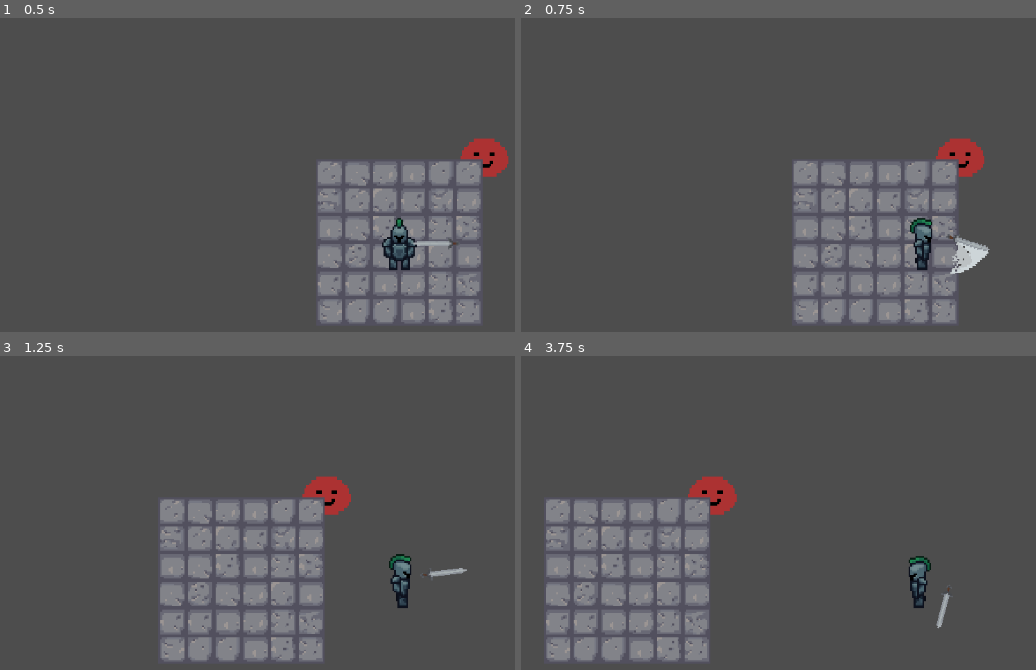
Above: before the commit, frames 1-4 (two rows, left to right).
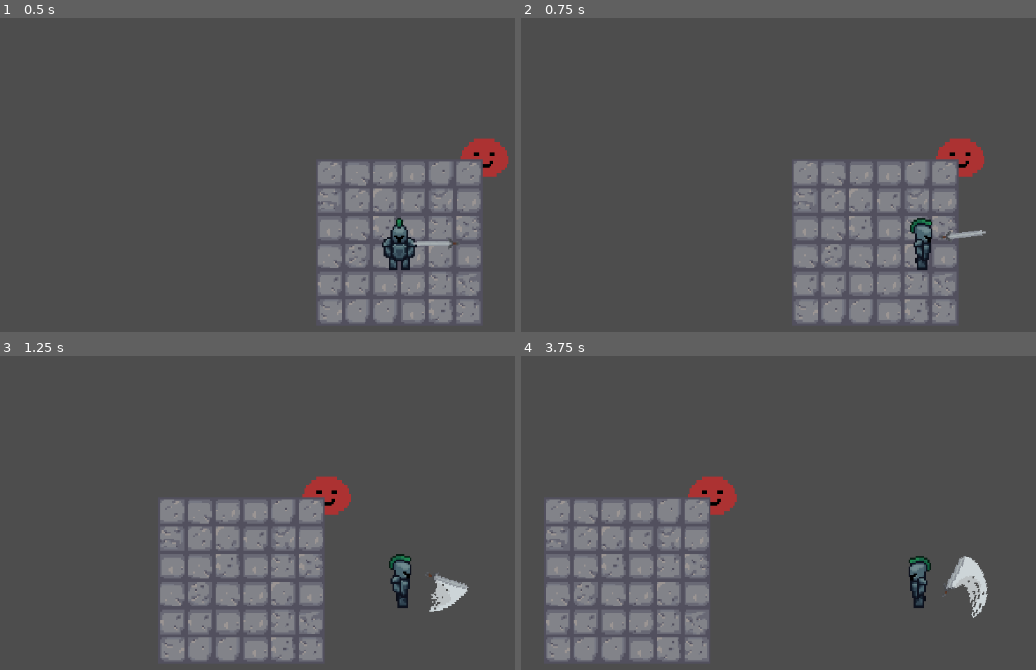
Above: after the commit, the same moments.

Repository: DyslexicWolf/HackNSlashing
Game: Godot game, scene res://Scenes/game.tscn
Same seed, same stepped clock (60 frames per second), same inputs: the game is played once before the commit and once after it.
Inputs (mouse positions are in pixels of both pictures, inside the frame that each line leads up to):
- Up to frame 1 (0.5 s): no input
- Up to frame 2 (0.75 s): tap Enter at 0.5 s; move the mouse to (outside the picture) at 0.52 s; press the mouse at (outside the picture) at 0.53 s; hold D (move_right) from 0.53 s (still down)
- Up to frame 3 (1.25 s): keep holding D (move_right)
- Up to frame 4 (3.75 s): move the mouse to (763, 604) at 1.27 s; release D (move_right) at 1.28 s; release the mouse at (763, 604) at 1.28 s; hold S (move_down) 1.28-2.03 s; click (763, 604) at 1.35 s; move the mouse to (999, 481) at 2.02 s; press the mouse at (999, 481) at 2.03 s; hold D (move_right) 2.03-2.78 s; move the mouse to (outside the picture) at 2.77 s; release the mouse at (outside the picture) at 2.78 s; hold W (move_up) 2.78-3.53 s; click (outside the picture) at 2.85 s; move the mouse to (outside the picture) at 3.52 s; press the mouse at (outside the picture) at 3.53 s; hold A (move_left) from 3.53 s (still down)

Frame 1 is identical in both runs. In frame 2, 0.6% of the frame differs, in the area x 81-92%, y 67-82%; in frame 3, 0.6%; in frame 4, 0.9%, in the area x 80-91%, y 63-87%.

Commit message:
Sword Hitbox
Sword hitbox and logic implemented

Diff:
--- a/hacknslashing/Components/sword.tscn
+++ b/hacknslashing/Components/sword.tscn
@@ -65,9 +65,9 @@
 "duration": 1.0,
 "texture": SubResource("AtlasTexture_ibosg")
 }],
-"loop": false,
+"loop": true,
 "name": &"attack_vertical",
-"speed": 13.0
+"speed": 3.0
 }, {
 "frames": [{
 "duration": 1.0,
@@ -87,8 +87,6 @@
 "speed": 5.5
 }]
 
-[sub_resource type="CircleShape2D" id="CircleShape2D_rrml0"]
-
 [node name="Sword" type="Node2D"]
 script = ExtResource("1_4s73l")
 
@@ -96,13 +94,14 @@
 sprite_frames = SubResource("SpriteFrames_d6wag")
 animation = &"attack_vertical"
 autoplay = "idle_vertical"
-frame = 5
-frame_progress = 1.0
+frame_progress = 0.175442
 
 [node name="HitBox" type="Area2D" parent="."]
 collision_mask = 0
 script = ExtResource("3_7iixe")
 metadata/_custom_type_script = "uid://btedrswfaqmxu"
 
-[node name="CollisionShape2D" type="CollisionShape2D" parent="HitBox"]
-shape = SubResource("CircleShape2D_rrml0")
+[node name="CollisionPolygon2D" type="CollisionPolygon2D" parent="HitBox"]
+position = Vector2(-1, 8)
+polygon = PackedVector2Array(23, 0, 1, 0, -23, 0, -20, -10, -13, -19, 0, -23, 11, -23, 18, -14)
+disabled = true
--- a/hacknslashing/Scripts/sword.gd
+++ b/hacknslashing/Scripts/sword.gd
@@ -2,6 +2,7 @@
 
 @onready var sword_animated_sprite = $AnimatedSprite2D
 @onready var attack_cooldown_timer: Timer = null
+@onready var sword_Collission = $HitBox/CollisionPolygon2D
 
 # Width of the oval
 var sword_distance_x: int = 24
@@ -38,7 +39,9 @@
 		is_attacking = true
 		can_attack = false
 		attack_cooldown_timer.start()
+		sword_Collission.disabled = false
 		sword_animated_sprite.play("attack_vertical")
+		sword_Collission.disabled = true
 	elif !is_attacking:
 		sword_animated_sprite.play("idle_vertical")
 
Not shown: 1 places in hacknslashing/Components/sword.tscn that only renumber resources
